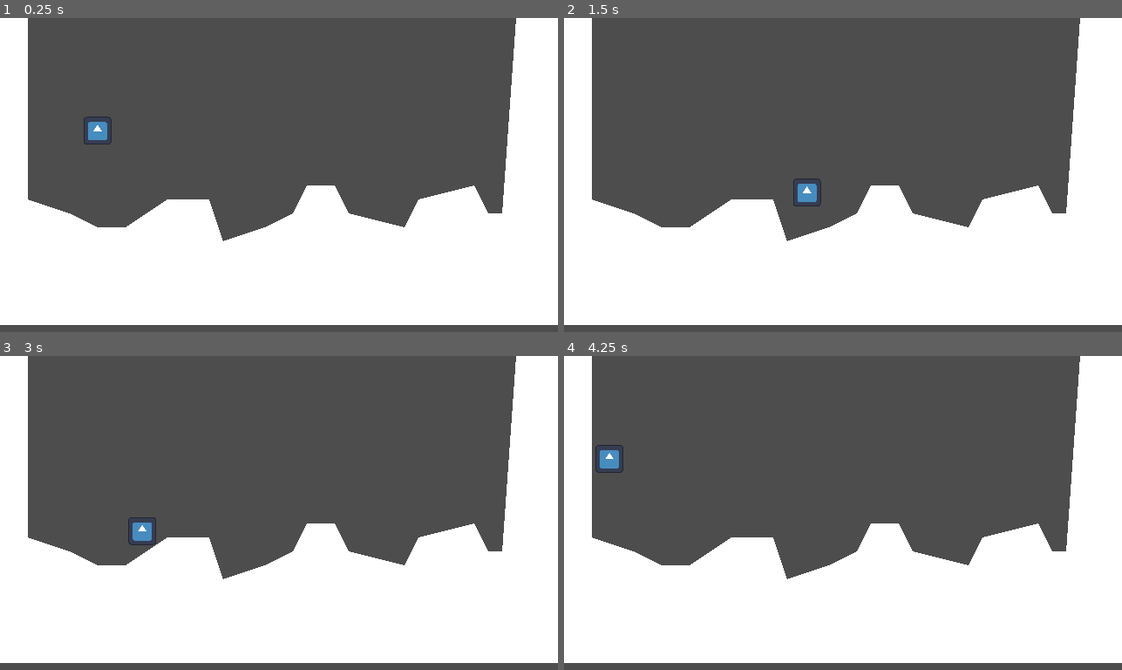
Above: before the commit, frames 1-4 (two rows, left to right).
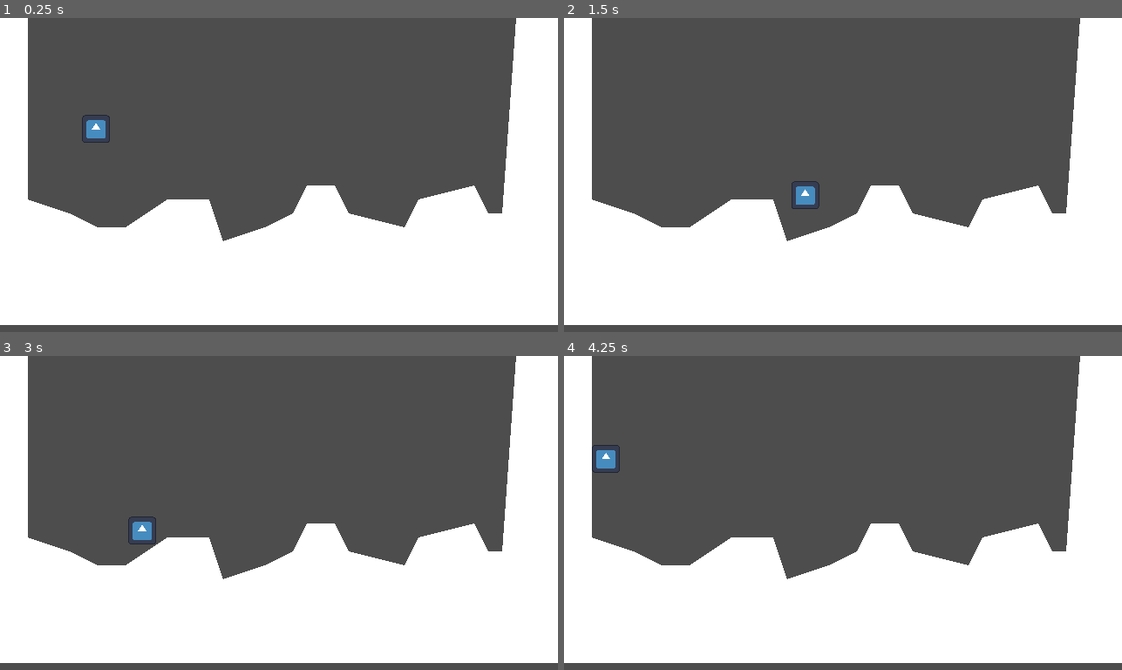
Above: after the commit, the same moments.

Repository: Travisbui/Heart-Platformer
Game: Godot game, scene res://Scenes/world.tscn
Two runs of this game, one before a commit and one after it. Both use one fixed random seed, a clock stepped at 60 frames per second and the inputs below. The engine's default icon, where the game draws it, is replaced by a stand-in: a white triangle on a blue panel in a dark square.
Inputs:
- Up to frame 1 (0.25 s): no input
- Up to frame 2 (1.5 s): tap Enter (ui_accept) at 0.5, 0.77 s; hold Right (ui_right) from 0.53 s (still down)
- Up to frame 3 (3 s): tap Enter (ui_accept) at 1.52, 2 s; release Right (ui_right) at 2.03 s; hold Left (ui_left) from 2.03 s (still down)
- Up to frame 4 (4.25 s): keep holding Left (ui_left); tap Enter (ui_accept) at 3.02, 3.77 s

The runs differ from the first frame. In frame 1, 0.2% of the frame differs, in the area x 14-20%, y 30-41%; in frame 2, 0.2%, in the area x 40-47%, y 51-61%; in frame 3, less than 0.1%; in frame 4, 0.2%.

Commit message:
trial commit

Diff:
--- a/Godot4/Scenes/player.tscn
+++ b/Godot4/Scenes/player.tscn
@@ -4,7 +4,7 @@
 [ext_resource type="Script" path="res://Scenes/player.gd" id="1_f7cls"]
 
 [sub_resource type="RectangleShape2D" id="RectangleShape2D_r1d0c"]
-size = Vector2(18, 18)
+size = Vector2(16, 16)
 
 [node name="Player" type="CharacterBody2D"]
 floor_constant_speed = true
@@ -16,5 +16,4 @@
 texture = ExtResource("1_5rptt")
 
 [node name="CollisionShape2D" type="CollisionShape2D" parent="."]
-position = Vector2(-1, -1)
 shape = SubResource("RectangleShape2D_r1d0c")
--- a/Godot4/Scenes/world.tscn
+++ b/Godot4/Scenes/world.tscn
@@ -14,4 +14,4 @@
 [node name="Polygon2D" type="Polygon2D" parent="StaticBody2D/CollisionPolygon2D"]
 
 [node name="Player" parent="." instance=ExtResource("2_n32ax")]
-position = Vector2(56, 32)
+position = Vector2(55, 31)
